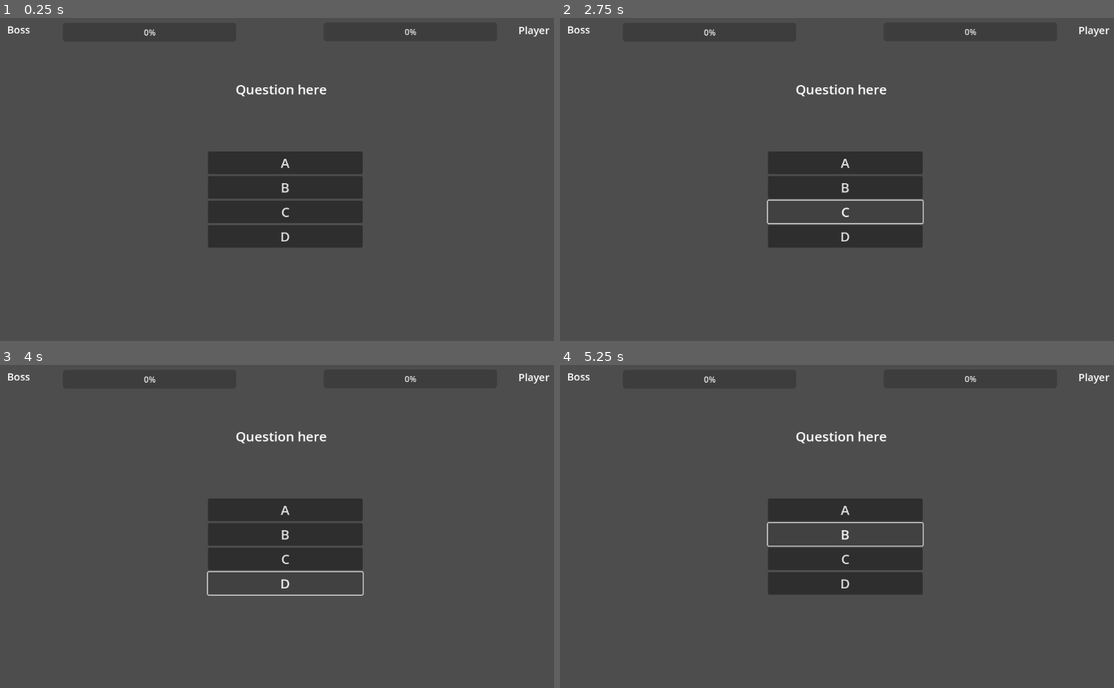
Above: before the commit, frames 1-4 (two rows, left to right).
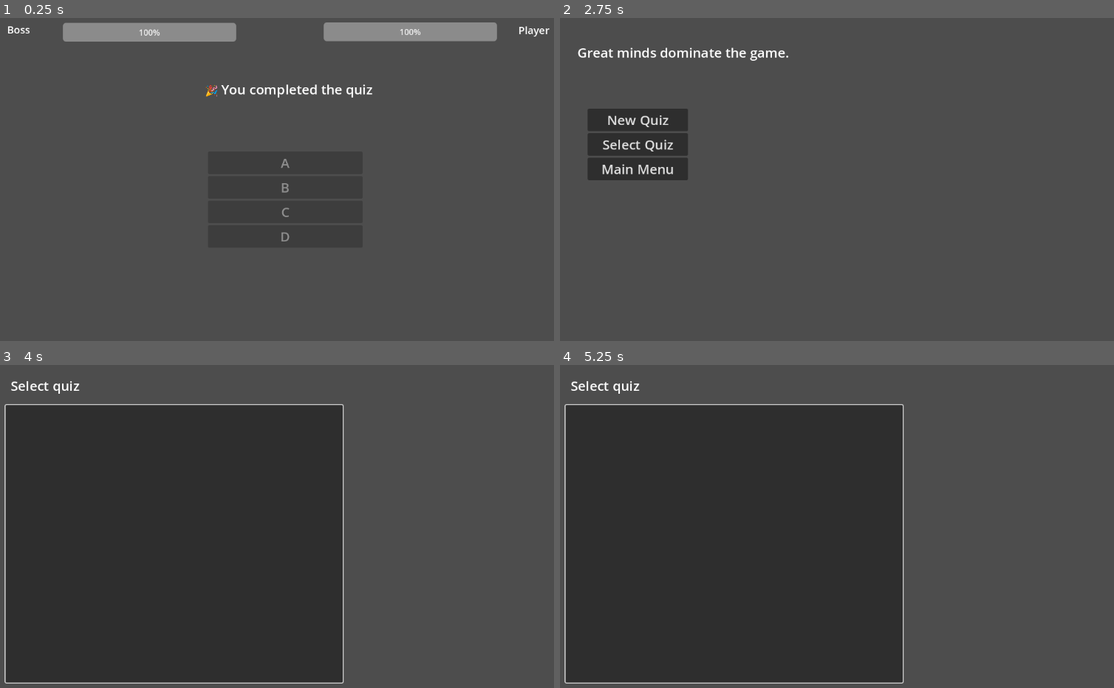
Above: after the commit, the same moments.

Repository: NwizuEmmanuel/battlequiz
Game: Godot game, scene res://battle_quiz_scene.tscn
Two runs of this game, one before a commit and one after it. Both use one fixed random seed, a clock stepped at 60 frames per second and the inputs below. This scene is started directly instead of the project's main scene.
Inputs (mouse positions are in pixels of both pictures, inside the frame that each line leads up to):
- Up to frame 1 (0.25 s): no input
- Up to frame 2 (2.75 s): click (848, 163) at 0.5 s, where only the run before the commit has a clickable "A"; click (848, 185) at 1.25 s, where only the run before the commit has a clickable "B"; click (848, 211) at 2 s, where only the run before the commit has a clickable "C"
- Up to frame 3 (4 s): click (77, 490) at 2.75 s, where only the run after the commit has a clickable "Select Quiz"; click (288, 584) at 3.5 s, where only the run before the commit has a clickable "D"
- Up to frame 4 (5.25 s): click (848, 510) at 4.25 s, where only the run before the commit has a clickable "A"; click (848, 532) at 5 s, where only the run before the commit has a clickable "B"

The runs differ from the first frame. In frame 1, 4.2% of the frame differs, in the area x 11-90%, y 1-70%; in frame 2, 10%; in frame 3, 47%, in the area x 0-100%, y 2-99%; in frame 4, 47%.

Commit message:
modified battle quiz scene

Diff:
--- a/battle_quiz_scene.gd
+++ b/battle_quiz_scene.gd
@@ -1,12 +1,93 @@
 extends Control
 
 @export var quiz_file: String
+@onready var question_label = $QuestionLabel
+@onready var timer_label = $TimerLabel
+@onready var answer_buttons = $VBoxContainer
+@onready var boss_hp_bar = $BossHp
+@onready var player_hp_bar = $PlayerHp
+@onready var anim_player = $AnimationPlayer
+
+var questions = []
+var current_question = {}
+var question_index = 0
+var boss_hp = 100
+var player_hp = 100
+var question_timer = 0.0
+var timer_running = true
+
 
 # Called when the node enters the scene tree for the first time.
 func _ready() -> void:
-	pass # Replace with function body.
+	boss_hp_bar.value = boss_hp
+	player_hp_bar.value = player_hp
+	_load_quiz()
+	_next_question()
 
 
 # Called every frame. 'delta' is the elapsed time since the previous frame.
-func _process(_delta: float) -> void:
-	pass
+func _process(delta: float) -> void:
+	if timer_running:
+		question_timer += delta
+		timer_label.text = "Timer: %.2f" % question_timer
+
+func _load_quiz():
+	var file = FileAccess.open(quiz_file, FileAccess.READ)
+	print(file)
+	if file:
+		questions = JSON.parse_string(file.get_as_text())
+		file.close()
+
+func _next_question():
+	if question_index >= questions.size():
+		_end_battle("🎉 You completed the quiz")
+		return
+	question_timer = 0.0
+	timer_running = true
+	current_question = questions[question_index]
+	question_label.text = current_question["question"]
+	var options = ["a", "b", "c", "d"]
+	for i in range(4):
+		var btn = answer_buttons.get_child(i)
+		btn.text = current_question[options[i]]
+		for connection in btn.get_signal_connection_list("pressed"):
+			btn.disconnect("pressed", connection.callable)
+		btn.pressed.connect(_on_answer_pressed.bind(options[i]))
+	question_index += 1
+
+func _on_answer_pressed(choice):
+	timer_running = false
+	var time_bonus = clamp(5.0 - question_timer, 0.5, 5.0) # Faster answers = higher bonus
+
+	if choice == current_question["correct"]:
+		var damage = int(10 * time_bonus)
+		boss_hp -= damage
+		boss_hp = max(boss_hp, 0)
+		boss_hp_bar.value = boss_hp
+		#anim_player.play("boss_hit")
+		#anim_player.play("shake")
+	else:
+		player_hp -= 10
+		player_hp = max(player_hp, 0)
+		player_hp_bar.value = player_hp
+		#anim_player.play("player_hit")
+		#anim_player.play("shake")
+
+	# Delay next question for effect
+	await get_tree().create_timer(0.8).timeout
+
+	if boss_hp <= 0:
+		_end_battle("🏆 You defeated the Boss!")
+	elif player_hp <= 0:
+		_end_battle("💀 You were defeated...")
+	else:
+		_next_question()
+
+
+func _end_battle(message: String):
+	question_label.text = message
+	for i in range(answer_buttons.get_child_count()):
+		answer_buttons.get_child(i).disabled = true
+	timer_running = false
+	await  get_tree().create_timer(2.5).timeout
+	get_tree().change_scene_to_file("res://start_game_scene.tscn")
--- a/battle_quiz_scene.tscn
+++ b/battle_quiz_scene.tscn
@@ -11,24 +11,32 @@
 grow_vertical = 2
 script = ExtResource("1_r0t77")
 
-[node name="Question" type="Label" parent="."]
+[node name="QuestionLabel" type="Label" parent="."]
 layout_mode = 1
 anchors_preset = -1
-anchor_left = 0.3628472
+anchor_left = 0.10329861
 anchor_top = 0.20524691
-anchor_right = 0.6298472
+anchor_right = 0.91630554
 anchor_bottom = 0.27327162
 offset_right = 0.4159851
 offset_bottom = -0.08000183
 theme_override_font_sizes/font_size = 26
 text = "Question here"
 horizontal_alignment = 1
+autowrap_mode = 1
 metadata/_edit_use_anchors_ = true
 
-[node name="Timer" type="Label" parent="."]
-layout_mode = 0
-offset_right = 40.0
-offset_bottom = 23.0
+[node name="TimerLabel" type="Label" parent="."]
+layout_mode = 1
+anchors_preset = -1
+anchor_left = 0.4453125
+anchor_top = 0.038580246
+anchor_right = 0.54628474
+anchor_bottom = 0.08746914
+offset_right = -0.3199997
+offset_bottom = 0.3199997
+theme_override_font_sizes/font_size = 20
+metadata/_edit_use_anchors_ = true
 
 [node name="VBoxContainer" type="VBoxContainer" parent="."]
 layout_mode = 1
@@ -83,7 +91,7 @@
 offset_bottom = 0.063999176
 metadata/_edit_use_anchors_ = true
 
-[node name="Boss" type="Label" parent="."]
+[node name="BossLabel" type="Label" parent="."]
 layout_mode = 1
 anchors_preset = -1
 anchor_left = 0.032118056
@@ -96,7 +104,7 @@
 text = "Boss"
 metadata/_edit_use_anchors_ = true
 
-[node name="Player" type="Label" parent="."]
+[node name="PlayerLabel" type="Label" parent="."]
 layout_mode = 1
 anchors_preset = -1
 anchor_left = 0.8984375
--- a/select_quiz_scene.gd
+++ b/select_quiz_scene.gd
@@ -51,4 +51,7 @@
 		# Load next scene and pass the selected quiz file path
 		var battle_scene = preload("res://battle_quiz_scene.tscn").instantiate()
 		battle_scene.quiz_file = quiz_path
-		get_tree().change_scene_to_packed(preload("res://battle_quiz_scene.tscn"))
+		# Replace the current scene with the new one
+		get_tree().current_scene.queue_free()
+		get_tree().root.add_child(battle_scene)
+		get_tree().current_scene = battle_scene
